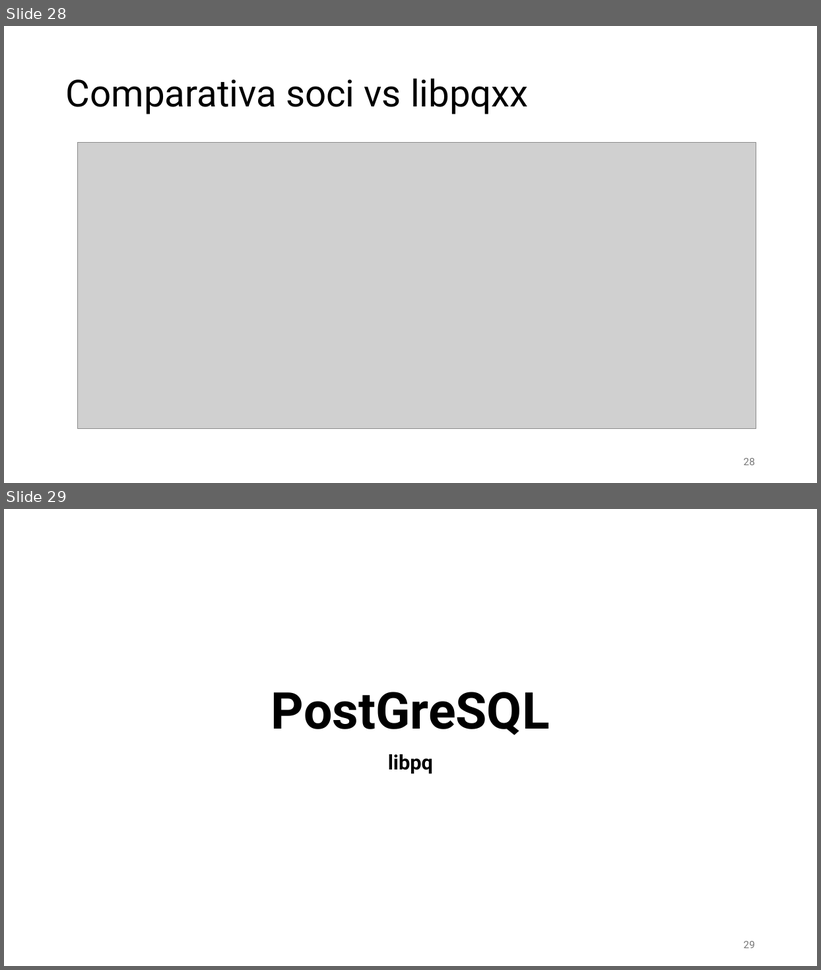
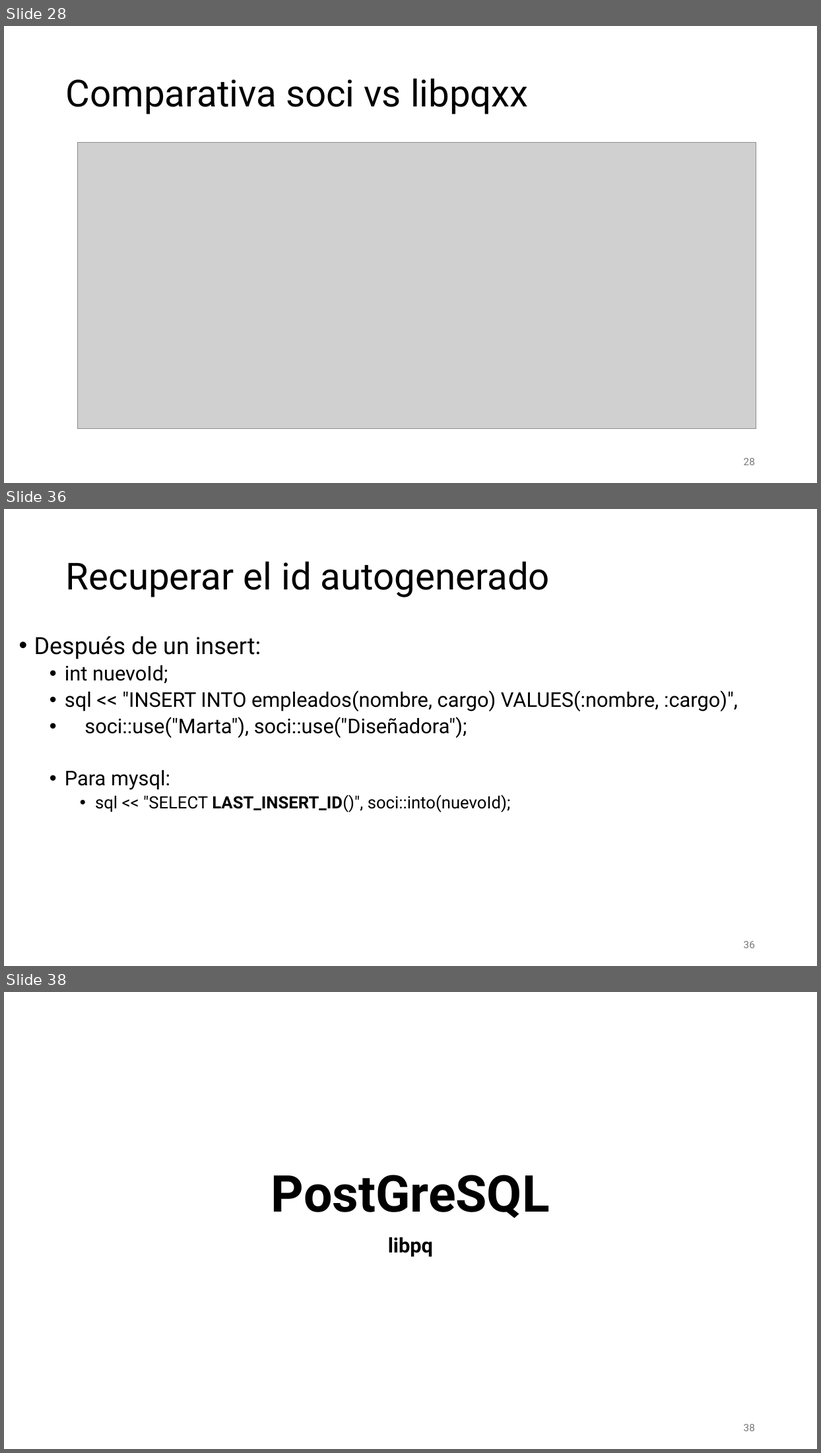
Before and after one commit to aldebarran22/CURSO_CPP_SERVICIOS_30H, a slide deck: doc/4_Gestion_estado_persistencia.pptx. Shown one above the other, each under a label of ours: slides 28 and 29 before the commit, slides 28, 36 and 38 after it; the slides between them are not shown. The pictures are 821x970 and 821x1453 pixels, drawn with LibreOffice and Linux fonts; fonts in the diff are those of the drawing; grey boxes stand for pictures. Boxes give left, top, right and bottom in pixels: in the first picture for what was removed or moved away, otherwise in the second. Text is boxed around its words. In the diff, an @@ line names an element or a change of style, - is before the commit and + after.

```diff
--- a/doc/4_Gestion_estado_persistencia.pptx
+++ b/doc/4_Gestion_estado_persistencia.pptx
@@ slide 36 added at <box>4,509,817,966</box>, background #FFFFFF @@
@@ title added at <box>66,561,550,597</box>, 44 pt, text #000000 @@
+Recuperar el id autogenerado
@@ text added at <box>34,636,738,813</box>, 24 pt, text #000000 @@
+• Después de un insert:
+  • int nuevoId;
+  • sql << "INSERT INTO empleados(nombre, cargo) VALUES(:nombre, :cargo)",
+  • soci::use("Marta"), soci::use("Diseñadora");
+  • Para mysql:
+    • sql << "SELECT LAST_INSERT_ID()", soci::into(nuevoId);
@@ page number added at <box>744,941,755,949</box>, 12 pt, text #797979 @@
+36
@@ what was slide 29 is now slide 38 @@
@@ page number at <box>744,1424,755,1432</box>: text changed @@
-29
+38
```
Also in this commit, not shown: 2 slides changed, 8 other slides added, 7 other files.
